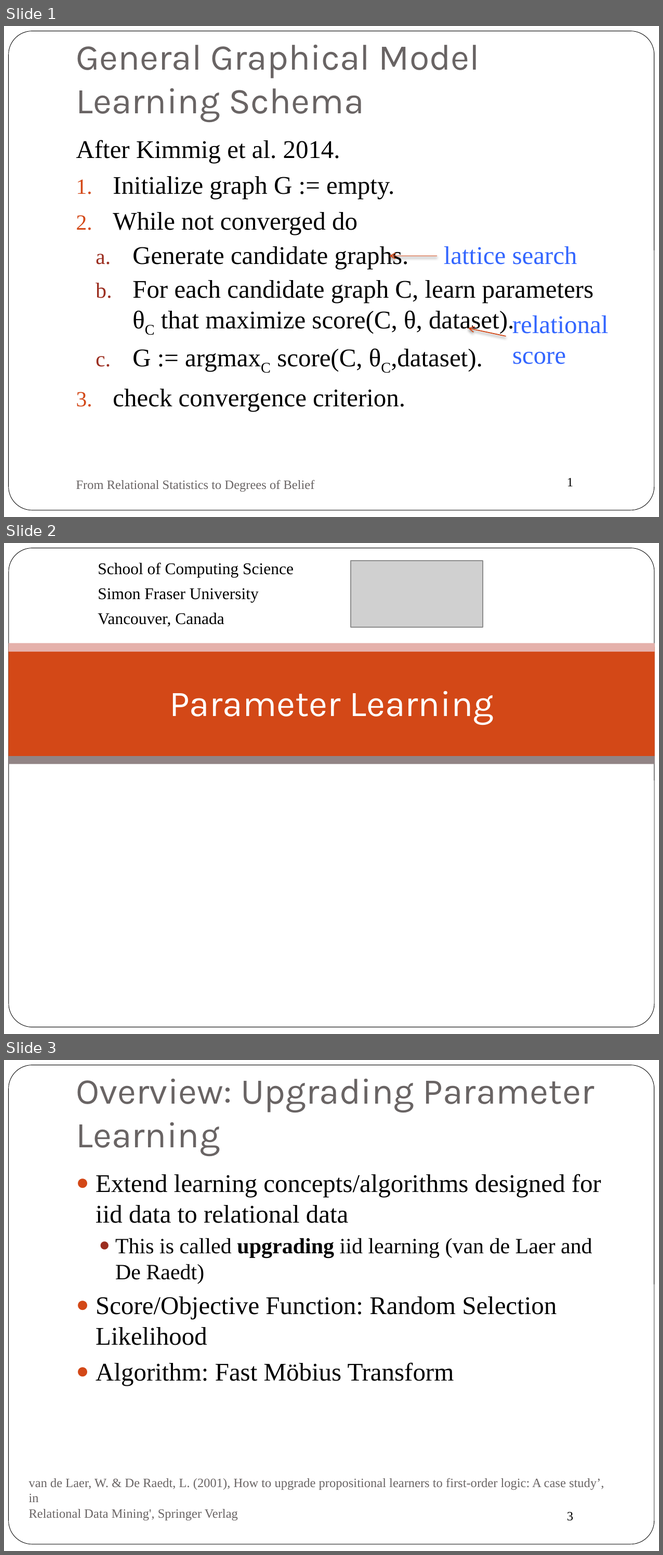
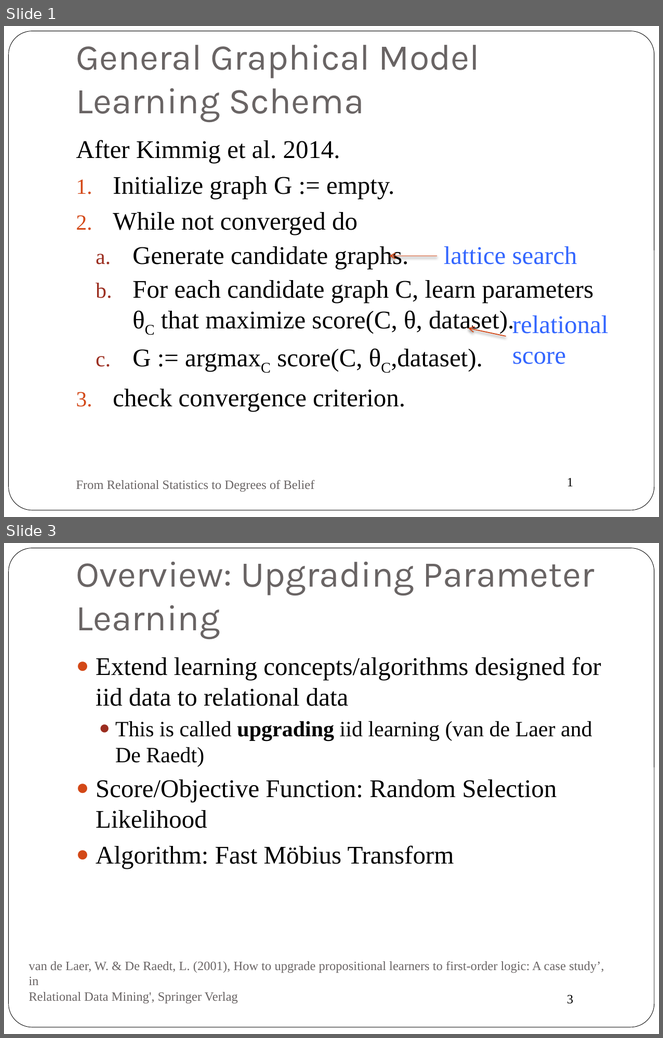
Before and after one commit to oschulte/srl-tutorial-slides, a slide deck: ch3-par-learning.pptx. Shown one above the other, each under a label of ours: slides 1, 2 and 3 before the commit, slides 1 and 3 after it; the slides between them are not shown. The pictures are 663x1555 and 663x1038 pixels, drawn with LibreOffice and Linux fonts; fonts in the diff are those of the drawing; grey boxes stand for pictures; background and template pictures are left out. Boxes give left, top, right and bottom in pixels: in the first picture for what was removed or moved away, otherwise in the second. Text is boxed around its words. In the diff, an @@ line names an element or a change of style, - is before the commit and + after.

Commit message:
updated parameter learning

```diff
--- a/ch3-par-learning.pptx
+++ b/ch3-par-learning.pptx
@@ slide 2 removed at [4, 543, 659, 1034], background picture (left out); not listed: 1 template element that a slide beside it also shows @@
@@ text removed at [98, 563, 294, 627] @@
-School of Computing Science
-Simon Fraser University
-Vancouver, Canada
@@ picture removed at [351, 561, 483, 628] @@
@@ rectangle removed at [9, 647, 655, 757] @@
@@ rectangle removed at [9, 643, 655, 652] @@
@@ title removed at [169, 691, 494, 725] @@
-Parameter Learning
@@ rectangle removed at [9, 757, 655, 765] @@
```
Also in this commit, not shown: 14 slides changed, 1 slide added, 6 other slides removed.
